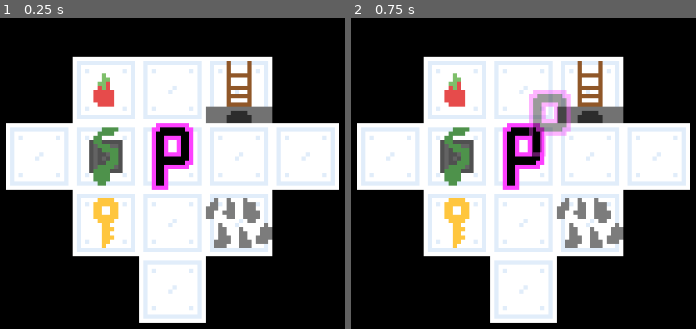
Above: before the commit, frames 1-2 (left to right).
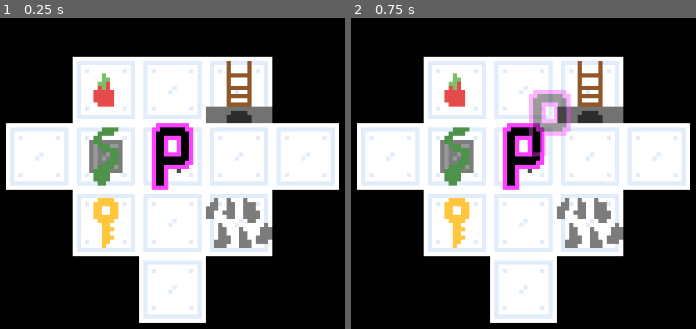
Above: after the commit, the same moments.

Repository: SleepyStudios/Depthe
Game: Godot game, scene res://demo.tscn
The game is run twice, just before and just after one commit, with the same random seed, the same clock (stepped at 60 frames per second) and the same inputs.
Inputs (mouse positions are in pixels of both pictures, inside the frame that each line leads up to):
- Up to frame 1 (0.25 s): no input
- Up to frame 2 (0.75 s): tap Enter at 0.5 s; drag from (523, 157) to (602, 58) at 0.52 s

The runs differ from the first frame. In frame 1, 0.7% of the frame differs, in the area x 25-53%, y 39-50%; in frame 2, 0.7%.

Commit message:
pressure plate -> switch

Diff:
--- a/map_objects/pressure_plate.tscn
+++ b/map_objects/pressure_plate.tscn
@@ -1,14 +1,14 @@
 [gd_scene load_steps=7 format=3 uid="uid://bm2kcrs2c6apk"]
 
-[ext_resource type="Script" path="res://scripts/pressure_plate.gd" id="1_cce1n"]
-[ext_resource type="Texture2D" uid="uid://d21k4muhfx4yl" path="res://sprites/pressure plate.png" id="2_sno2c"]
+[ext_resource type="Script" path="res://scripts/switch.gd" id="1_ejvcx"]
+[ext_resource type="Texture2D" uid="uid://d21k4muhfx4yl" path="res://sprites/switch.png" id="2_s8qrr"]
 
 [sub_resource type="AtlasTexture" id="AtlasTexture_dhxus"]
-atlas = ExtResource("2_sno2c")
+atlas = ExtResource("2_s8qrr")
 region = Rect2(0, 0, 16, 16)
 
 [sub_resource type="AtlasTexture" id="AtlasTexture_uipjf"]
-atlas = ExtResource("2_sno2c")
+atlas = ExtResource("2_s8qrr")
 region = Rect2(16, 0, 16, 16)
 
 [sub_resource type="SpriteFrames" id="SpriteFrames_tiet4"]
@@ -28,8 +28,8 @@
 [sub_resource type="RectangleShape2D" id="RectangleShape2D_rec3o"]
 size = Vector2(12, 12)
 
-[node name="Pressure Plate" type="Node2D"]
-script = ExtResource("1_cce1n")
+[node name="Switch" type="Node2D"]
+script = ExtResource("1_ejvcx")
 
 [node name="AnimatedSprite2D" type="AnimatedSprite2D" parent="."]
 sprite_frames = SubResource("SpriteFrames_tiet4")
--- a/scripts/pressure_plate.gd
+++ b/scripts/switch.gd
@@ -1,12 +1,8 @@
-class_name PressurePlate extends MapObject
+class_name Switch extends MapObject
 
 @onready var sprite = $AnimatedSprite2D
 @export var spikes: Spikes
 
-func _ready():
-	sprite.play("default")
-
 func _on_area_2d_area_entered(_area):
 	sprite.frame = (0 if sprite.frame == 1 else 1)
-	if sprite.frame == 1:
-		spikes.toggle()
+	spikes.toggle()
Binary file changed: sprites/crumbling tile.png
Renamed: sprites/pressure plate.png -> sprites/switch.png
Not shown, changed: sprites/switch.png.import
